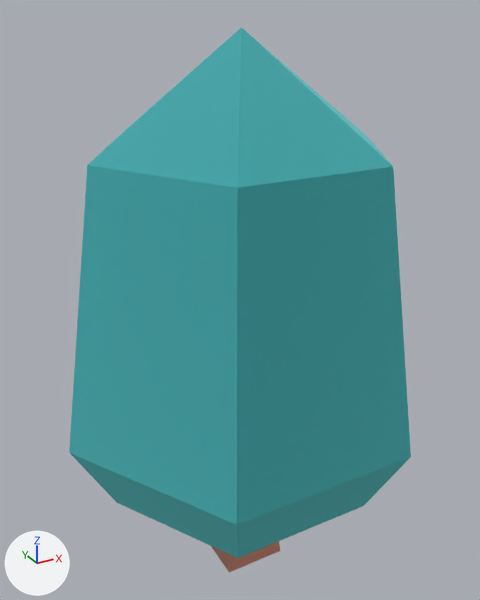
A saved change to the glTF model public/models/nf2/nature/tree_fat_darkh.glb.
Camera for both pictures: a camera (50 mm lens) standing at (-0.599, -1.084, 1.131) and looking at (0.009, 0.021, 0.578). Arrows for +X, +Y and +Z are at lower left; the lights stay in place. The first picture is the older version. Where no turn or scale is listed for an object, it has been applied to the vertices.

Names of what the first picture shows: 'tree_fat_darkh'.
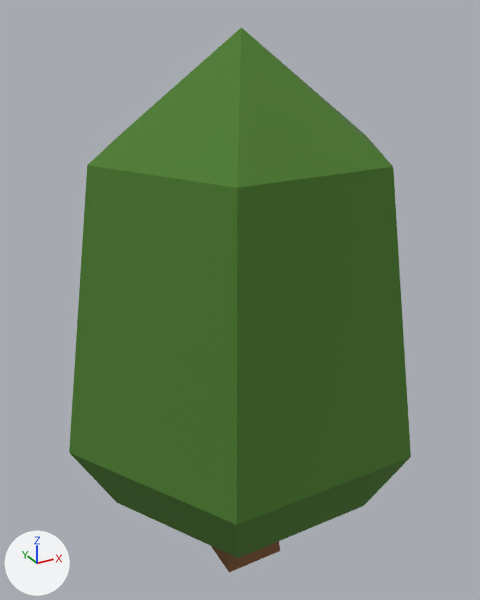
Where the change shows, as pixel boxes (x1, y1, x2, y2) in the pictures (480 x 600 px):
'tree_fat_darkh', recoloured, surface changed (cyan to dark green): (69, 27, 411, 572) in both

The change, as a diff of the scene's bpy script:
```diff
--- a/public/models/nf2/nature/tree_fat_darkh.glb.py
+++ b/public/models/nf2/nature/tree_fat_darkh.glb.py
@@ mat_leafsdark @@
 mat_leafsdark = principled_material('leafsDark')
-mat_leafsdark.base_color = (0.169, 0.651, 0.667)  # cyan #72d3d5
-mat_leafsdark.metallic = 1.0
+mat_leafsdark.base_color = (0.0685, 0.195, 0.0222)  # dark green #4a7a29
 mat_leafsdark.roughness = 1.0
@@ mat_woodbarkdark @@
 mat_woodbarkdark = principled_material('woodBarkDark')
-mat_woodbarkdark.base_color = (0.8, 0.463, 0.369)  # beige #e7b5a4
+mat_woodbarkdark.base_color = (0.205, 0.0887, 0.0319)  # brown #7d5432
 mat_woodbarkdark.metallic = 1.0
@@ ob_tmpparent @@
-ob_tmpparent = bpy.data.objects.new('tmpParent', None)
-ob_tmpparent.location = (0.0, 0.0, 0.0)
```
